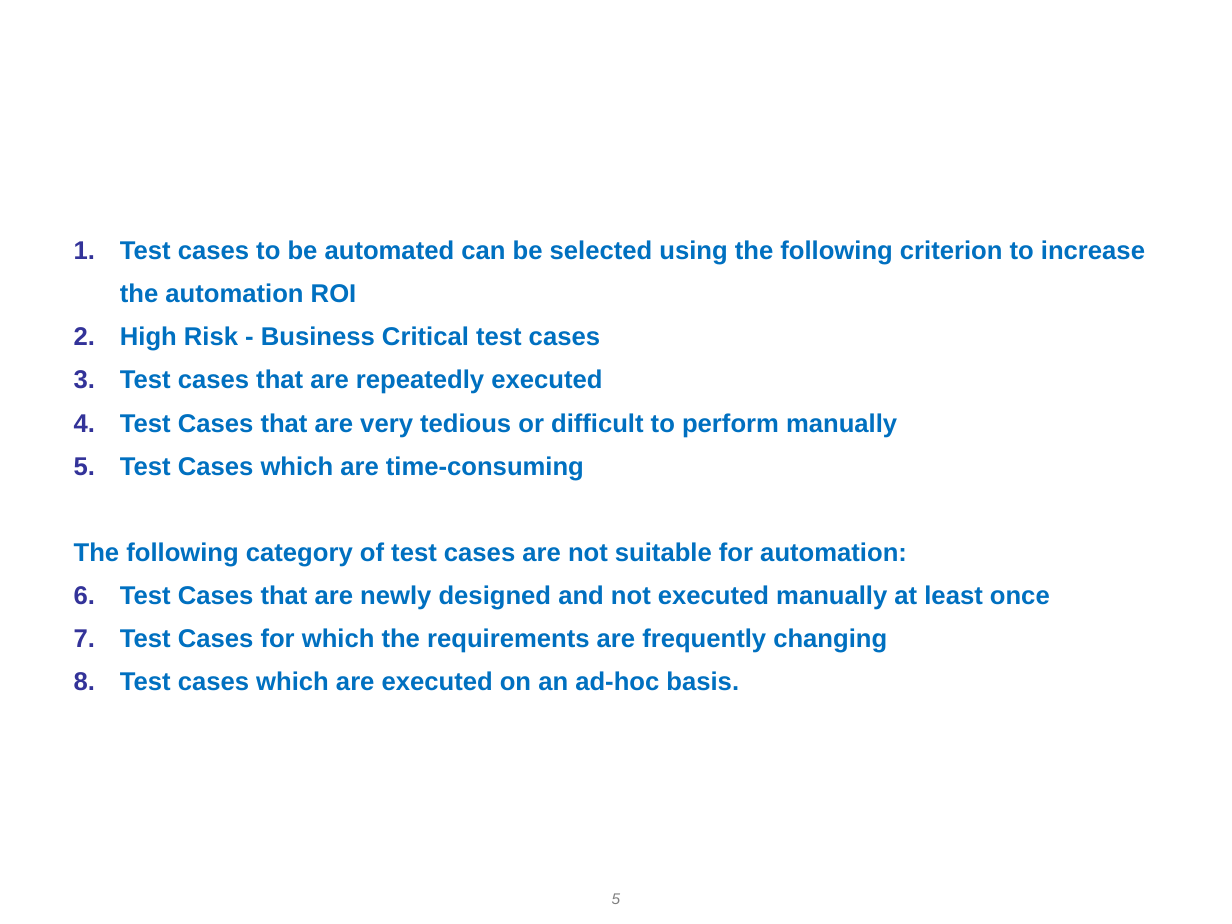
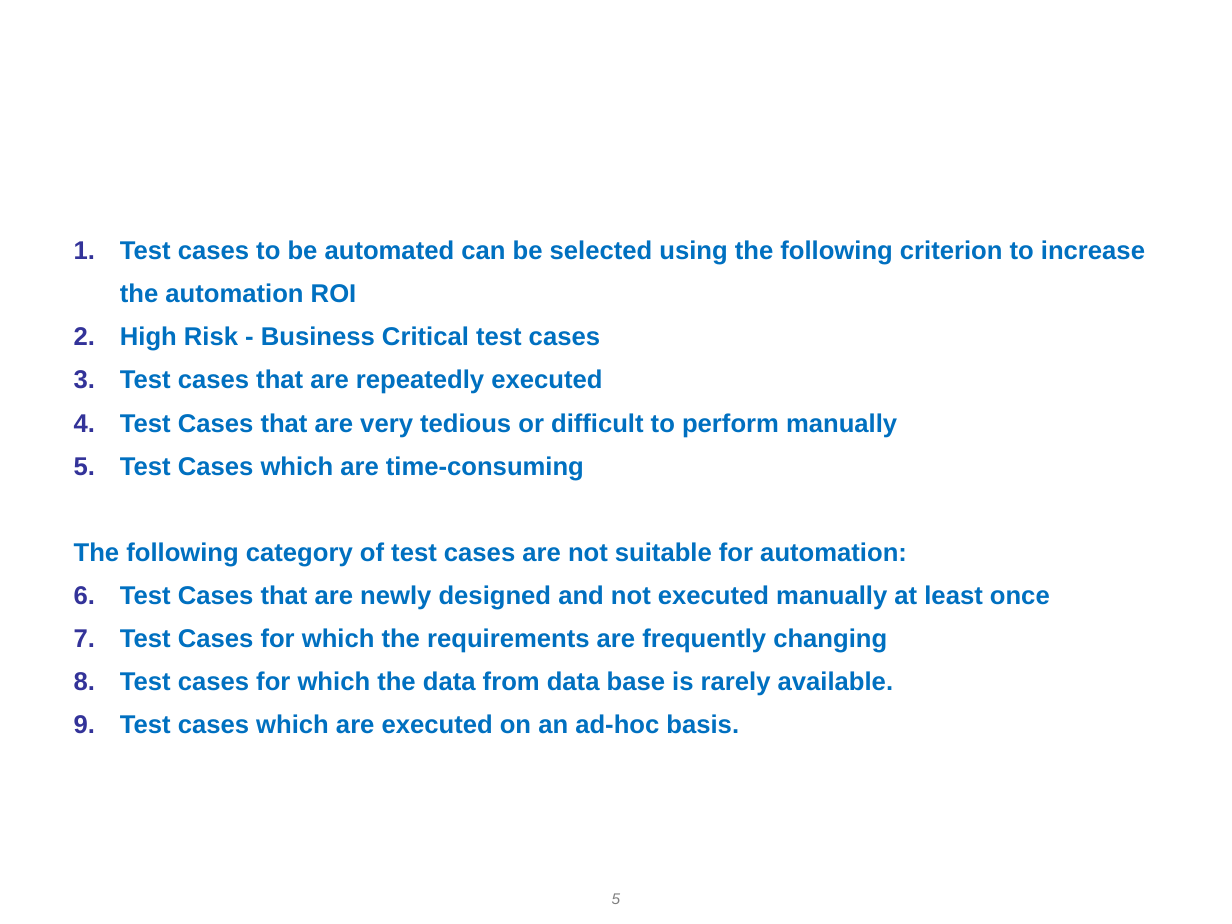
Before and after one commit to sunilkumarg-techbrain/InterviewQuestions, a slide deck: slide 5 of DAY 1 - Introduction to Automation.ppt. Drawn at 1232x924 pixels with LibreOffice and Linux fonts; fonts in the diff are those of the drawing; background and template pictures are left out. Boxes give left, top, right and bottom in pixels: in the first picture for what was removed or moved away, otherwise in the second. Text is boxed around its words. In the diff, an @@ line names an element or a change of style, - is before the commit and + after.

```diff
--- a/DAY 1 - Introduction to Automation.ppt
+++ b/DAY 1 - Introduction to Automation.ppt
@@ text at (120,671,893,696): paragraph added @@
+3. Test cases for which the data from data base is rarely available.
```
Also in this commit, not shown: 15 other slides changed, 13 other files.
